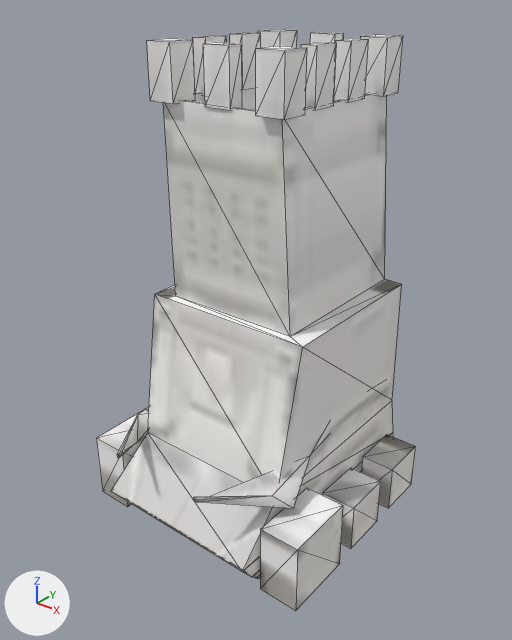
An edit to the glTF model models/units/lod/siege_tower_open/ae_siege_tower_open_lod2.glb, drawn before and after from the same camera.
Before and after are seen from a camera (50 mm lens) standing at (68.7, -89.6, 91.2) and looking at (0.6, -4.5, 38.5). Lighting does not change. The marker at lower left points along +X, +Y and +Z. The picture after the commit comes second. Mesh edges are drawn as thin lines. Vertices at exactly the same position are counted once.

Names of what the first picture shows: 'siege_tower_open'.
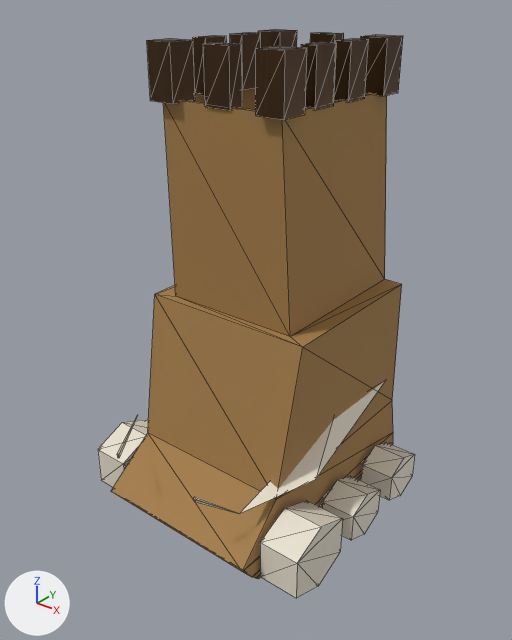
Where the newer file only moved an object's origin or applied its transform, the numbers keep the older frame.

Pixel boxes [x1, y1, x2, y2] of what changed, in the pictures (512 x 640 px; the box of a moved part takes in the faces that stretch with it):
'siege_tower_open', reshaped: before [96, 29, 416, 611]; after [98, 29, 415, 598]
part 1 of me_siege_tower_open, rebuilt (22% shorter): before [362, 435, 416, 508]; after [361, 443, 415, 500]
part 2 of me_siege_tower_open, rebuilt: before [96, 409, 146, 507]; after [98, 420, 148, 487]
part 3 of me_siege_tower_open, rebuilt (20% shorter): before [260, 488, 343, 611]; after [260, 500, 343, 598]
part 4 of me_siege_tower_open, rebuilt (21% shorter): before [323, 468, 381, 549]; after [322, 476, 380, 540]
part 5 of me_siege_tower_open, moved or reshaped: before [195, 432, 325, 508]; after [195, 380, 386, 514]
part 6 of me_siege_tower_open, deleted: before [119, 407, 149, 458]
part 7 of me_siege_tower_open, recoloured (grey to brown): [111, 88, 402, 579] in both
part 8 of me_siege_tower_open, recoloured (grey to brown): [147, 29, 403, 120] in both
part 9 of me_siege_tower_open, recoloured: [117, 417, 196, 502] in both

Diff of the bpy script that builds the scene:
```diff
--- a/models/units/lod/siege_tower_open/ae_siege_tower_open_lod2.glb.py
+++ b/models/units/lod/siege_tower_open/ae_siege_tower_open_lod2.glb.py
@@ img_siege_atlas @@
+img_siege_atlas = load_image('siege_atlas', '_unpacked/siege_atlas', 64, 64, 'sRGB')
@@ mat_siege_tusk @@
+mat_siege_tusk = principled_material('siege_tusk')
+mat_siege_tusk.base_color = (0.82, 0.76, 0.64)  # pale yellow #eae2d1
+mat_siege_tusk.roughness = 0.45
@@ mat_siege_wood @@
+mat_siege_wood = principled_material('siege_wood')
+mat_siege_wood.texture = img_siege_atlas
+mat_siege_wood.roughness = 0.82
@@ mat_siege_iron @@
+mat_siege_iron = principled_material('siege_iron')
+mat_siege_iron.texture = img_siege_atlas
+mat_siege_iron.metallic = 0.7
+mat_siege_iron.roughness = 0.42
@@ me_siege_tower_open @@
 # used by ob_siege_tower_open; location = (-0.3, -3.3, 47.2); rotation_euler = (-1.571, 0.0, 0.0), in degrees (-90, 0, 0); scale = (45.1, 45.1, 45.1)
-me_siege_tower_open.from_pydata(...)  # 200 vertices, 298 faces; spans x -0.52..0.51, y -0.79..1.03, z -0.58..0.57
+me_siege_tower_open.from_pydata(...)  # 217 vertices, 334 faces; spans x -0.52..0.51, y -0.79..1.03, z -0.58..0.57
+# me_siege_tower_open part 1: the loose piece of 8 vertices spanning x 0.36..0.5, y 0.83..1.03, z 0.26..0.46 is rebuilt with 12 vertices and now spans x 0.36..0.5, y 0.83..1.03, z 0.26..0.46, in mat_siege_tusk (pale yellow #eae2d1)
+# me_siege_tower_open part 2: the loose piece of 8 vertices spanning x -0.52..-0.36, y 0.75..1.03, z -0.42..-0.14 is rebuilt with 12 vertices and now spans x -0.52..-0.36, y 0.75..1.03, z -0.42..-0.14, in mat_siege_tusk (pale yellow #eae2d1)
+# me_siege_tower_open part 3: the loose piece of 8 vertices spanning x 0.35..0.51, y 0.75..1.03, z -0.42..-0.14 is rebuilt with 12 vertices and now spans x 0.35..0.51, y 0.75..1.03, z -0.42..-0.14, in mat_siege_tusk (pale yellow #eae2d1)
+# me_siege_tower_open part 4: the loose piece of 8 vertices spanning x 0.36..0.5, y 0.83..1.03, z -0.04..0.16 is rebuilt with 12 vertices and now spans x 0.36..0.5, y 0.83..1.03, z -0.04..0.16, in mat_siege_tusk (pale yellow #eae2d1)
+# me_siege_tower_open part 5: 4 vertices removed from x 0.28..0.4, y 0.61..0.71, z -0.35..0.46; 2 vertices added at x 0.28..0.42, y 0.65..0.71, z -0.44..-0.18
+# me_siege_tower_open part 6: 5 vertices removed from x -0.34..-0.28, y 0.54..0.73, z -0.35..0.46
+# me_siege_tower_open part 7: 92 faces spanning x -0.35..0.35, y -0.61..0.99, z -0.51..0.57 switch from mat_tower_shell (picture img_tower_shell_atlas) to mat_siege_wood (picture img_siege_atlas)
+# me_siege_tower_open part 8: 100 faces spanning x -0.28..0.28, y -0.79..-0.6, z -0.22..0.46 switch from mat_tower_shell (picture img_tower_shell_atlas) to mat_siege_iron (picture img_siege_atlas)
+# me_siege_tower_open part 9: 14 faces spanning x -0.38..0.2, y 0.6..0.65, z -0.58..-0.3 switch from mat_tower_shell (picture img_tower_shell_atlas) to mat_siege_tusk (pale yellow #eae2d1)
+# other edits to the shape of me_siege_tower_open do not show in these pictures
```
